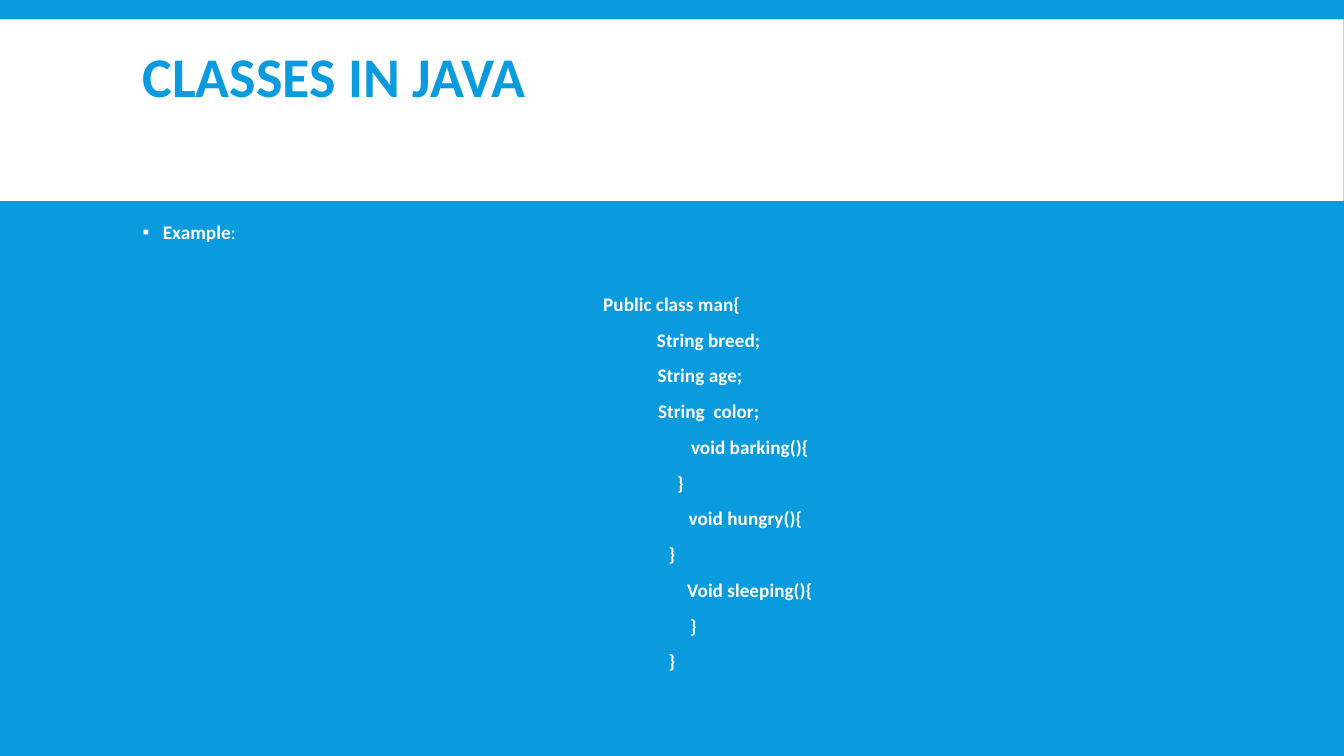
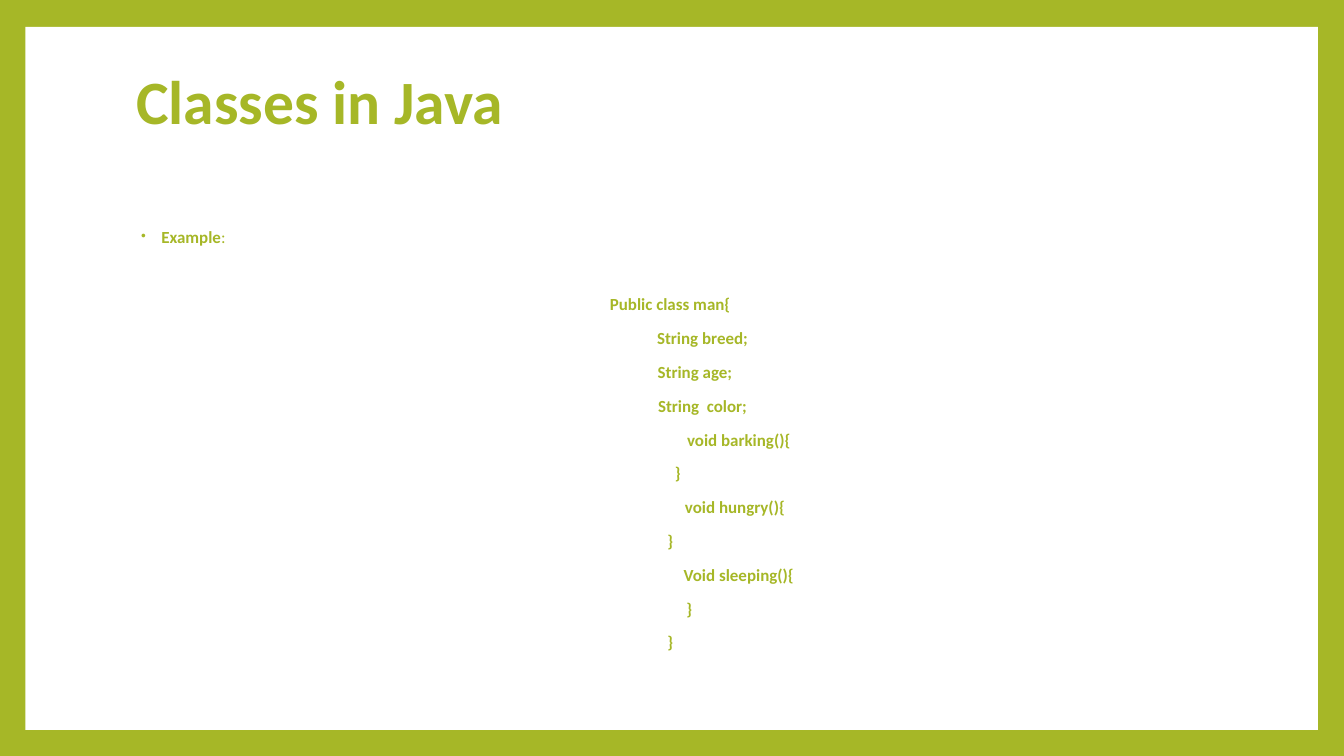
Before and after one commit to ramimhossain12/Java-Programming-Tutorial-OOP-Exercises, a slide deck: slide 5 of java tutarial for OOP/Object and Classes1.pptx. Drawn at 1344x756 pixels with LibreOffice and Linux fonts; fonts in the diff are those of the drawing. Boxes give left, top, right and bottom in pixels: in the first picture for what was removed or moved away, otherwise in the second. Text is boxed around its words. In the diff, an @@ line names an element or a change of style, - is before the commit and + after.

Commit message:
theme change

```diff
--- a/java tutarial for OOP/Object and Classes1.pptx
+++ b/java tutarial for OOP/Object and Classes1.pptx
@@ background #099BDD to #A6B727 @@
@@ rectangle: place and size @@
-rectangle at <box>0,19,1344,201</box>
+rectangle at <box>25,27,1318,730</box>
@@ title at <box>136,80,504,125</box>: text changed; size 40 to 44 pt; text colour #099BDD to #A6B727 @@
-CLASSES IN JAVA
+Classes in Java
@@ text "Example:" at <box>161,231,794,584</box>: size 13.8 to 12.1 pt, text colour #FFFFFF to #A6B727; bullet ▪ to •; bullet colour #FFFFFF to #A6B727 @@
```
Also in this commit, not shown: 5 other slides changed.
